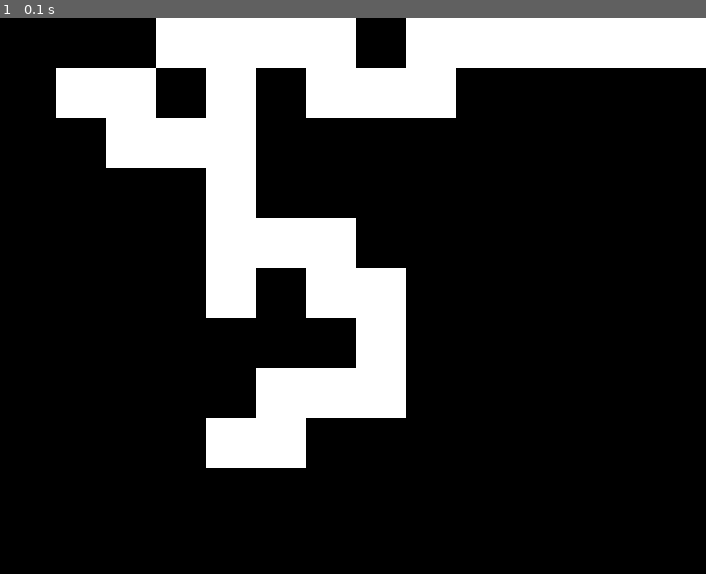
Above: before the commit, frame 1.
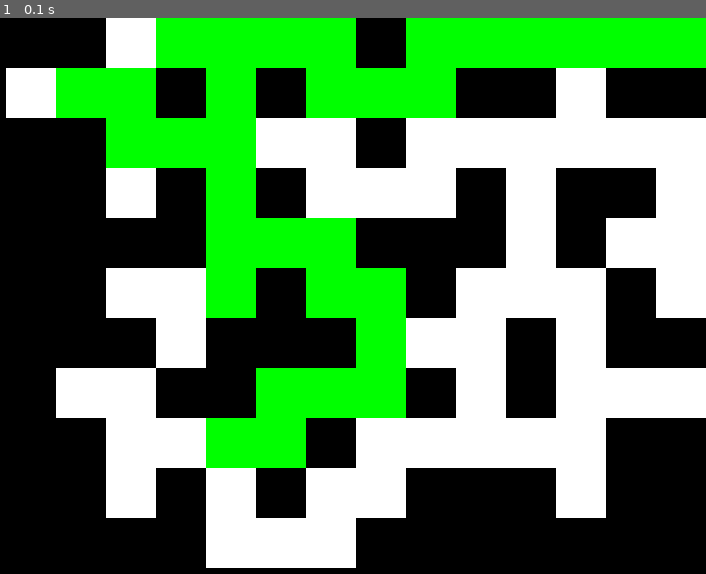
Above: after the commit, the same moment.

Repository: alain2op/maze-pygame
Game: pygame game, started from maze.py
The game is run twice, just before and just after one commit, with the same random seed, the same clock (stepped at 60 frames per second) and the same inputs.
Inputs:
- Up to frame 1 (0.1 s): no input

The runs differ from the first frame. In frame 1, 53% of the frame differs, in the area x 0-100%, y 0-99%.

Commit message:
the one with loops

Diff:
--- a/maze.py
+++ b/maze.py
@@ -2,14 +2,13 @@
 import pygame
 import random
 import math
-def tile_checker(maze):
+def tile_checker(maze,tile):
     rows, cols = maze.shape
-
+    check=True
     for i in range(rows - 1):
         for j in range(cols - 1):
             if maze[i, j] == 0 and maze[i, j+1] == 0 and maze[i+1, j] == 0 and maze[i+1, j+1] == 0:
                 return False
-
     return True
 #after each iteration, the probability to move towards end point increases of the path using this fn
 def probs_change(probs,inc,size):
@@ -17,11 +16,11 @@
         if i in inc:
             probs[i]+=0.02*8/(size+1)
             if probs[i]>0.5:
-                probs[i]=0.5
+                probs[i]=0.4
         else:
             probs[i]-=0.02*8/(size+1)
             if probs[i]<0:
-                probs[i]=0
+                probs[i]=0.1
     return probs
 #if the path reaches edge, it can only have 3 choices
 def edge_choice(probs, move, moves):
@@ -73,7 +72,7 @@
                 tile[0]+=choice[0]
                 tile[1]+=choice[1]
                 maze[int(tile[0]),int(tile[1])]=0
-                if(tile_checker(maze)):
+                if(tile_checker(maze,tile)):
                     probs=probs_change(probs,inc,size)
                     break
                 else:
@@ -96,7 +95,8 @@
     else:
         end=np.array([0,size-1])
     maze=path_generator(size,start,end)
-    for i in range(0):
+    path=np.copy(maze)
+    for i in range(random.randint(150,300)):
         zeros=np.where(maze==0)
         poss_moves=[]
         rand_zero=random.randint(0,zeros[0].size-1)
@@ -117,22 +117,25 @@
             move=random.choice(poss_moves)
             tile+=moves[move]
             maze[int(tile[0]),int(tile[1])]=0
-            if tile_checker(maze):
+            if tile_checker(maze,tile):
                 break
             else:
                 maze[int(tile[0]),int(tile[1])]=1
                 tile-=moves[move]
                 poss_moves.remove(move)
-    return maze
+    return maze,path
 
 pygame.init()
 tile_size = 50
-maze = maze_generator(5)
+maze,path = maze_generator(5)
 window_width = maze.shape[1] * tile_size
 window_height = maze.shape[0] * tile_size
 window = pygame.display.set_mode((window_width, window_height))
 WHITE = (255, 255, 255)
 BLACK = (0, 0, 0)
+BLUE=(0,0,255)
+RED=(255,0,0)
+GREEN=(0,255,0)
 running = True
 while running:
     for event in pygame.event.get():
@@ -143,8 +146,10 @@
         for x in range(maze.shape[1]):
             if maze[y, x] == 1:
                 color = BLACK
+            elif path[y,x]==0:
+                color = GREEN
             else:
-                color = WHITE
+                color=WHITE
             pygame.draw.rect(window, color, (x * tile_size, y * tile_size, tile_size, tile_size))
     pygame.display.update()
 pygame.quit()
